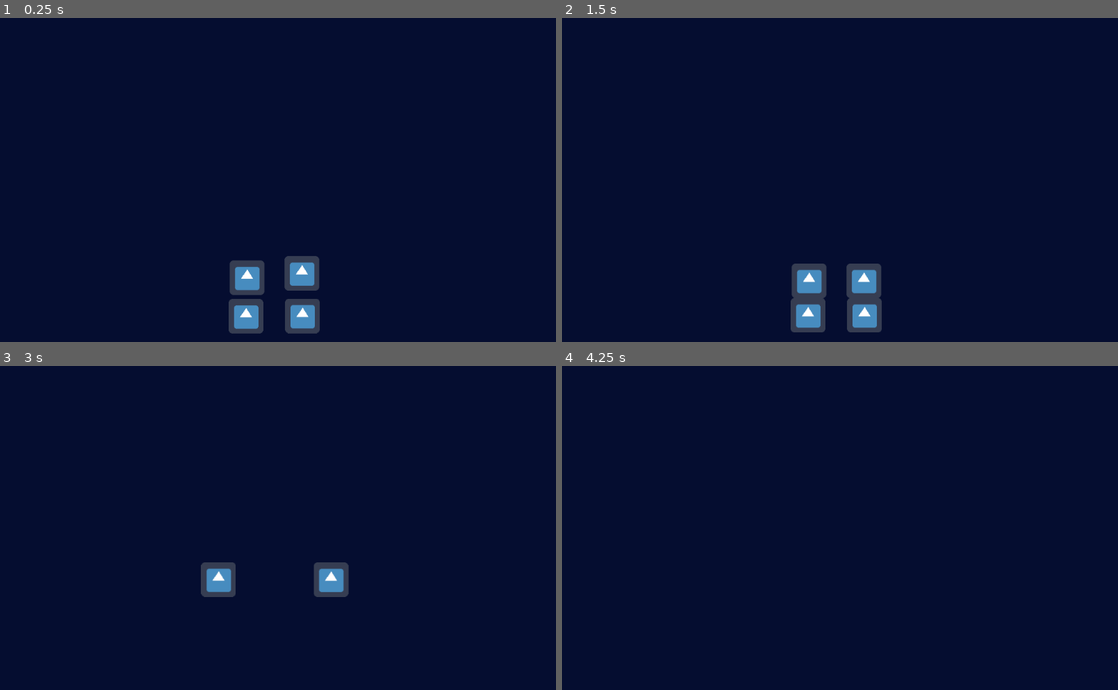
Above: before the commit, frames 1-4 (two rows, left to right).
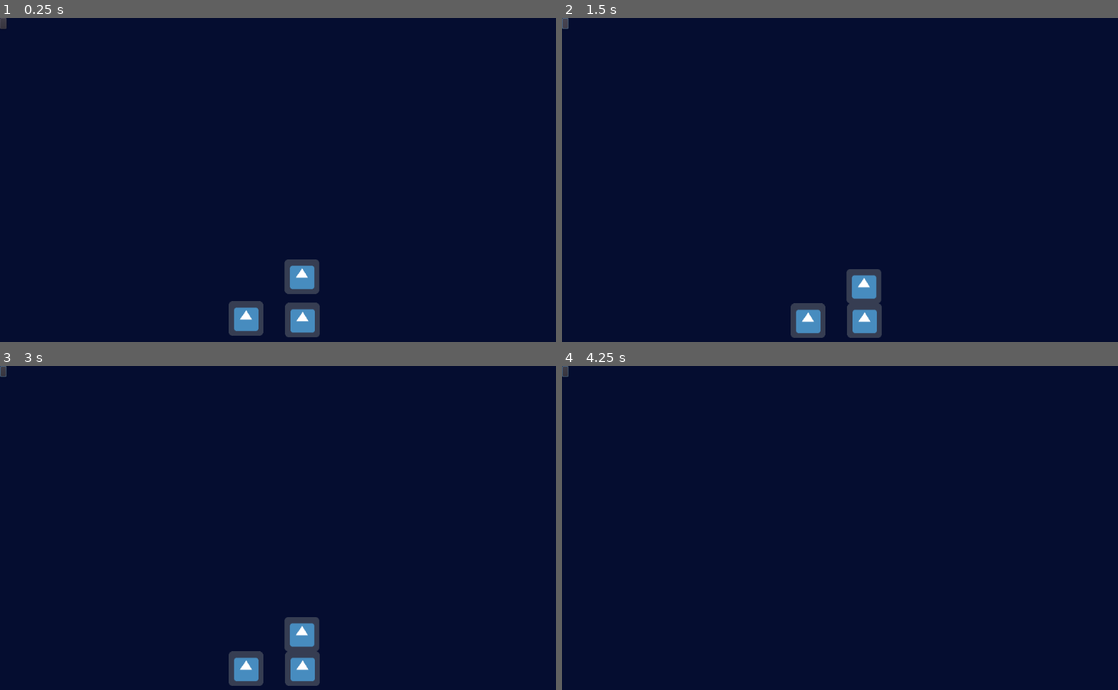
Above: after the commit, the same moments.

Repository: ImpeccableN/nup
Game: Godot game, scene res://Scenes/Background.tscn
Two runs of this game, one before a commit and one after it. Both use one fixed random seed, a clock stepped at 60 frames per second and the inputs below. The project has no main scene, so this scene is started directly. The engine's default icon, where the game draws it, is replaced by a stand-in: a white triangle on a blue panel in a dark square.
Inputs (mouse positions are in pixels of both pictures, inside the frame that each line leads up to):
- Up to frame 1 (0.25 s): no input
- Up to frame 2 (1.5 s): click (567, 24) at 0.52 s; click (567, 24) at 1.27 s
- Up to frame 3 (3 s): click (5, 372) at 2.02 s; tap Enter at 2.75 s; move the mouse to (244, 664) at 2.77 s; click (244, 664) at 2.85 s
- Up to frame 4 (4.25 s): move the mouse to (728, 544) at 3.52 s; click (728, 544) at 3.6 s

The runs differ from the first frame. In frame 1, 1.5% of the frame differs, in the area x 0-58%, y 0-99%; in frame 2, 1.8%; in frame 3, 3.3%, in the area x 0-63%, y 0-99%; in frame 4, less than 0.1%.

Commit message:
delayed explosions after first

Diff:
--- a/Zup/Scenes/Background.tscn
+++ b/Zup/Scenes/Background.tscn
@@ -12,10 +12,10 @@
 mouse_filter = 2
 color = Color( 0.0196078, 0.0509804, 0.188235, 1 )
 
-[node name="StaticBody2D" type="StaticBody2D" parent="."]
+[node name="StaticBody2D" type="StaticBody2D" parent="." groups=["floor"]]
+position = Vector2( 511, 601 )
 
 [node name="CollisionShape2D" type="CollisionShape2D" parent="StaticBody2D"]
-position = Vector2( 508, 591 )
 shape = SubResource( 1 )
 
 [node name="Explo" parent="." instance=ExtResource( 1 )]
@@ -25,7 +25,11 @@
 position = Vector2( 557, 533 )
 
 [node name="Mainy" parent="." instance=ExtResource( 2 )]
-position = Vector2( 455, 452 )
+position = Vector2( 556, 450 )
+contact_monitor = true
 
-[node name="Mainy2" parent="." instance=ExtResource( 2 )]
-position = Vector2( 556, 444 )
+[node name="Button" type="Button" parent="."]
+margin_right = 12.0
+margin_bottom = 20.0
+
+[connection signal="body_entered" from="Mainy" to="Mainy" method="_on_Mainy_body_entered"]
--- a/Zup/Scenes/Bricks/Explo.gd
+++ b/Zup/Scenes/Bricks/Explo.gd
@@ -13,9 +13,15 @@
 	if not exploded:
 		var colliding_bricks = $ExploRad.get_overlapping_bodies()
 		exploded = true
-		for brick in colliding_bricks:
+		yield(manipulate_bricks(colliding_bricks), "completed")
+		queue_free()
+
+
+func manipulate_bricks(bricks_array):
+	yield(get_tree().create_timer(0.1), "timeout")
+	for brick in bricks_array:
 			if brick.has_method("add_explosion"):
 				brick.add_explosion(get_node("."))
 			if brick.has_method("_on_ExploRad_explode"):
 				brick._on_ExploRad_explode()
-		queue_free()
+	yield(get_tree().create_timer(0.1), "timeout")
--- a/Zup/Scenes/Bricks/Mainy.gd
+++ b/Zup/Scenes/Bricks/Mainy.gd
@@ -1,6 +1,6 @@
 extends RigidBody2D
 
-var impulse_force = 5000
+var impulse_force = 4000
 
 
 func add_explosion(block):
@@ -9,4 +9,13 @@
 
 # Called when the node enters the scene tree for the first time.
 func _ready():
-	pass # Replace with function body.
+	set_max_contacts_reported(1)
+
+
+
+
+
+func _on_Mainy_body_entered(body):
+	if body.is_in_group("floor"):
+		print("landed")
+		print(get_global_transform().x)
